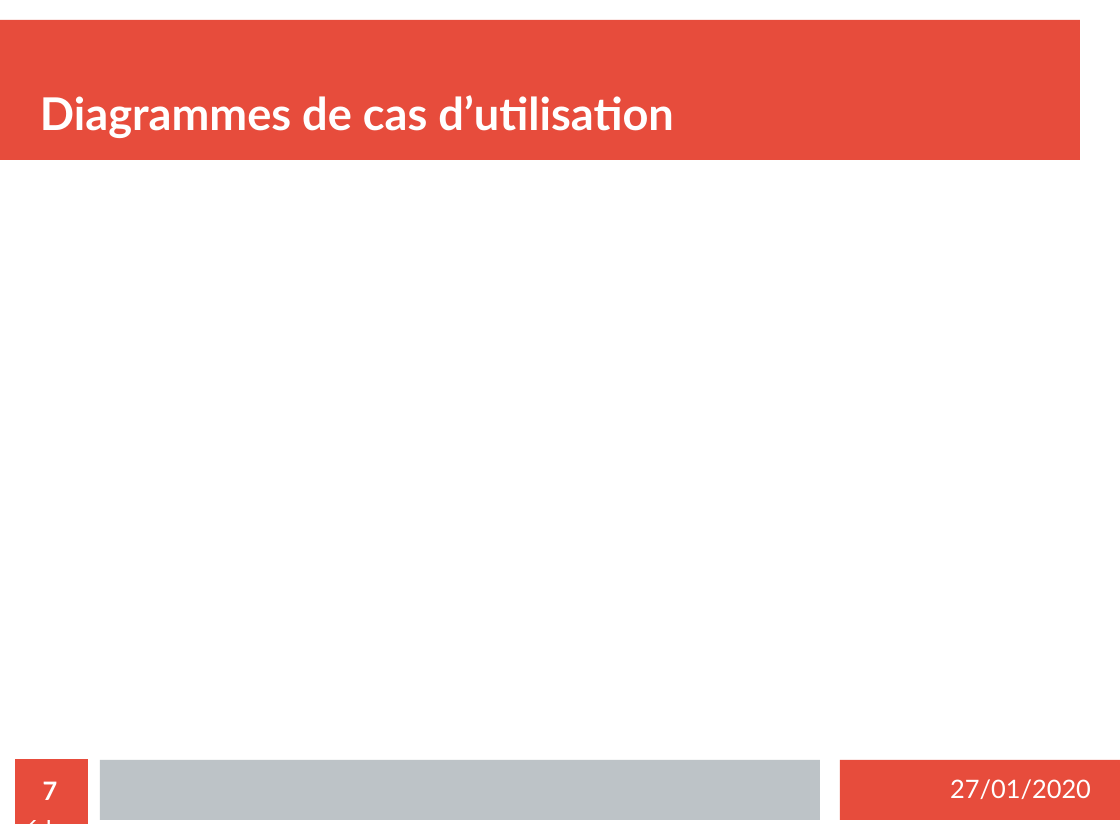
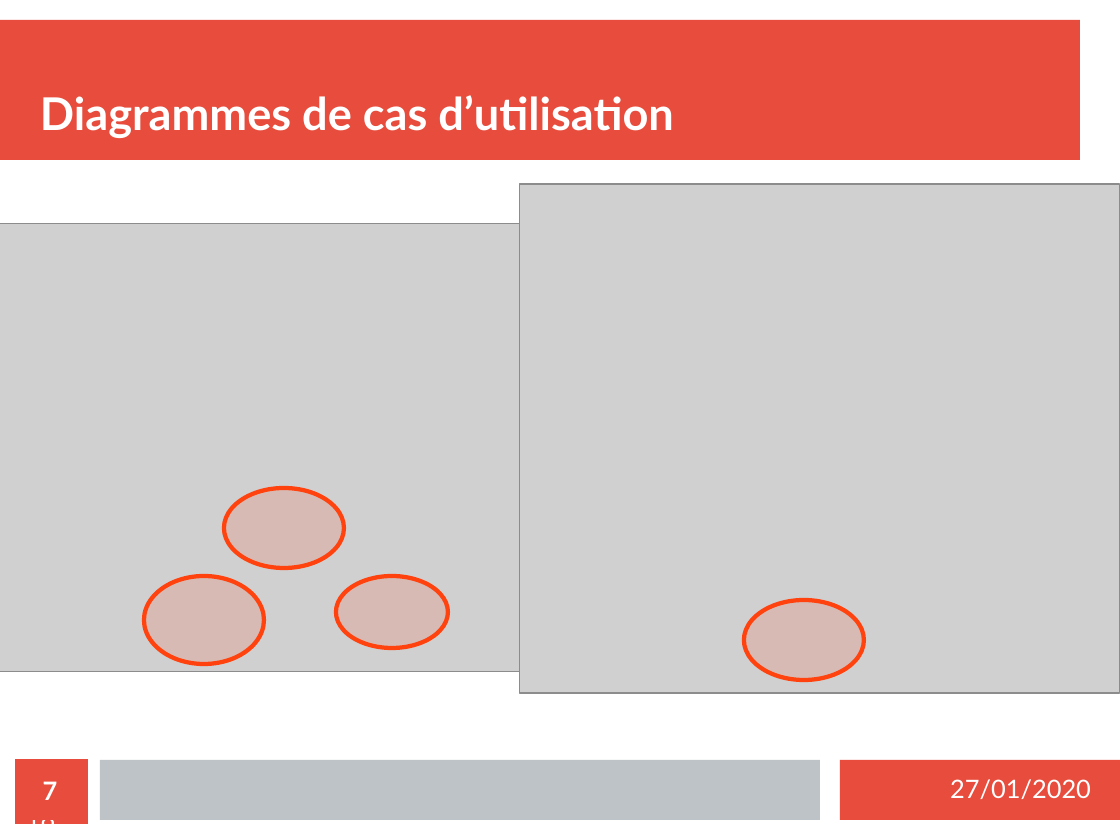
Before and after one commit to MezeretteBrice/Projet_Ronde, a slide deck: slide 7 of SOUTENANCE/Revue1/Revue1_HUREAU.odp. Drawn at 1120x840 pixels with LibreOffice and Linux fonts; fonts in the diff are those of the drawing; grey boxes stand for pictures. Boxes give left, top, right and bottom in pixels: in the first picture for what was removed or moved away, otherwise in the second. Text is boxed around its words. In the diff, an @@ line names an element or a change of style, - is before the commit and + after.

```diff
--- a/SOUTENANCE/Revue1/Revue1_HUREAU.odp
+++ b/SOUTENANCE/Revue1/Revue1_HUREAU.odp
@@ picture added at (520, 184, 1120, 693) @@
@@ picture added at (0, 224, 528, 672) @@
@@ ellipse added at (224, 488, 344, 568), fill #FF420E at 15% opacity, outline #FF420E 3 pt @@
@@ ellipse added at (144, 576, 264, 665), fill #FF420E at 15% opacity, outline #FF420E 3 pt @@
@@ ellipse added at (336, 576, 448, 648), fill #FF420E at 15% opacity, outline #FF420E 3 pt @@
@@ ellipse added at (744, 601, 864, 681), fill #FF420E at 15% opacity, outline #FF420E 3 pt @@
@@ page number at (26, 781, 58, 833): text changed @@
-7 / 21
+7 / 18
```
Also in this commit, not shown: 12 other slides changed, 3 slides removed, 1 other file.
